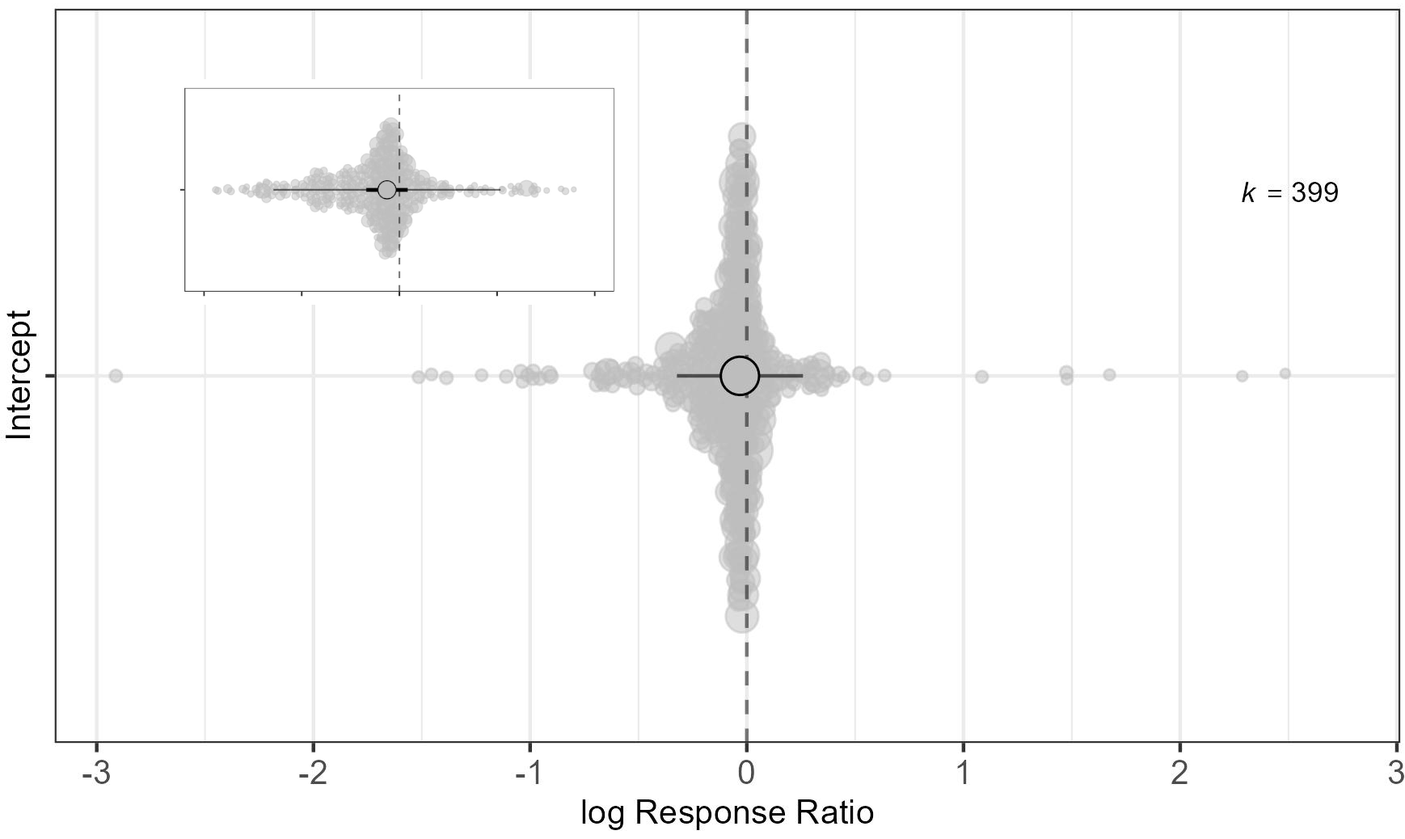
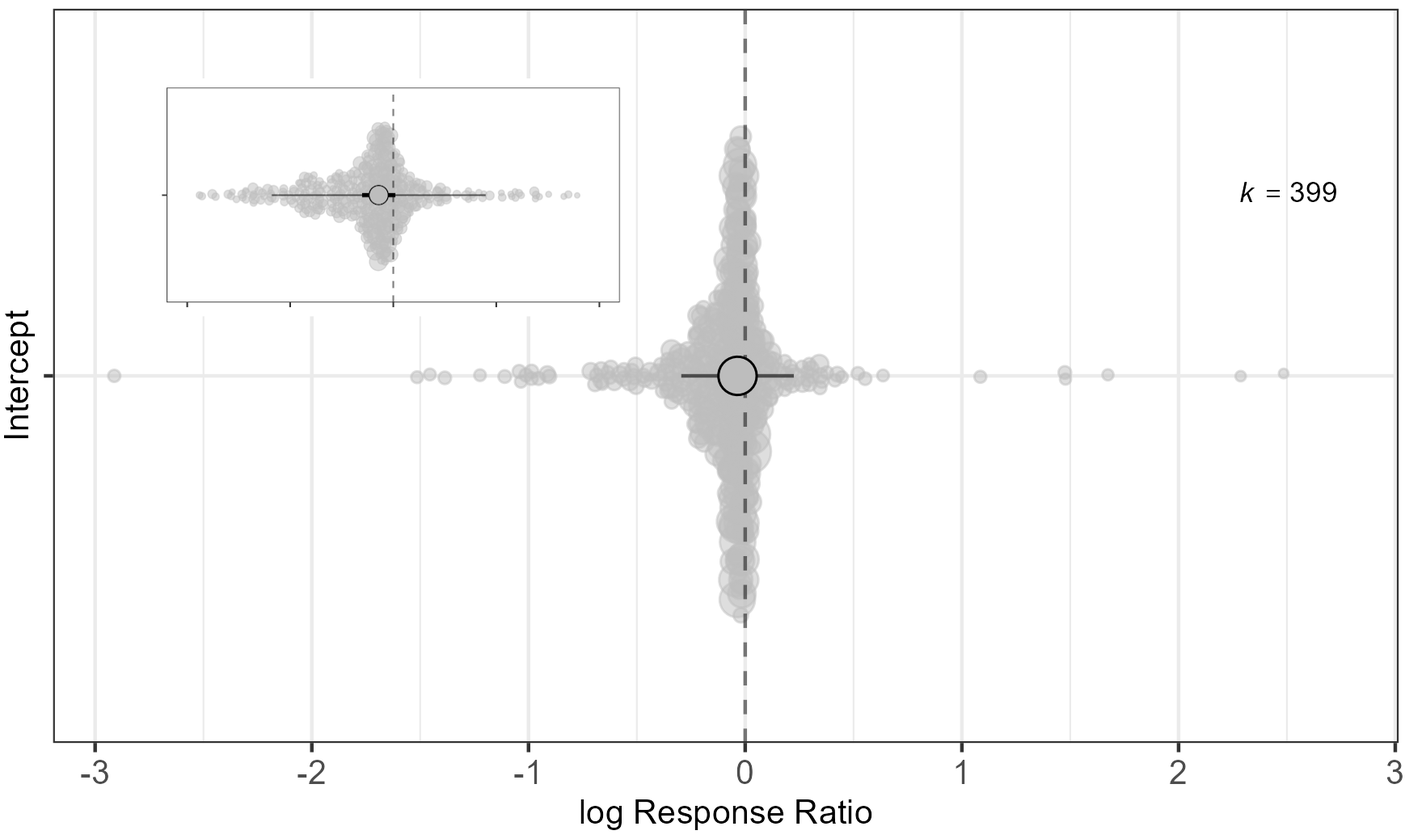
Comparing the layer stacks of the two 1405 x 839 images. Changes:
removed layer "Figure S3 snippet.jpeg" over [171, 85, 621, 305]
removed layer "Figure S3.jpeg" over [0, 3, 1405, 832]
added layer "Figure S3 snippet.png" above "Figure S3.png" over [161, 78, 621, 317]
added layer "Figure S3.png" over [0, 3, 1405, 832]
